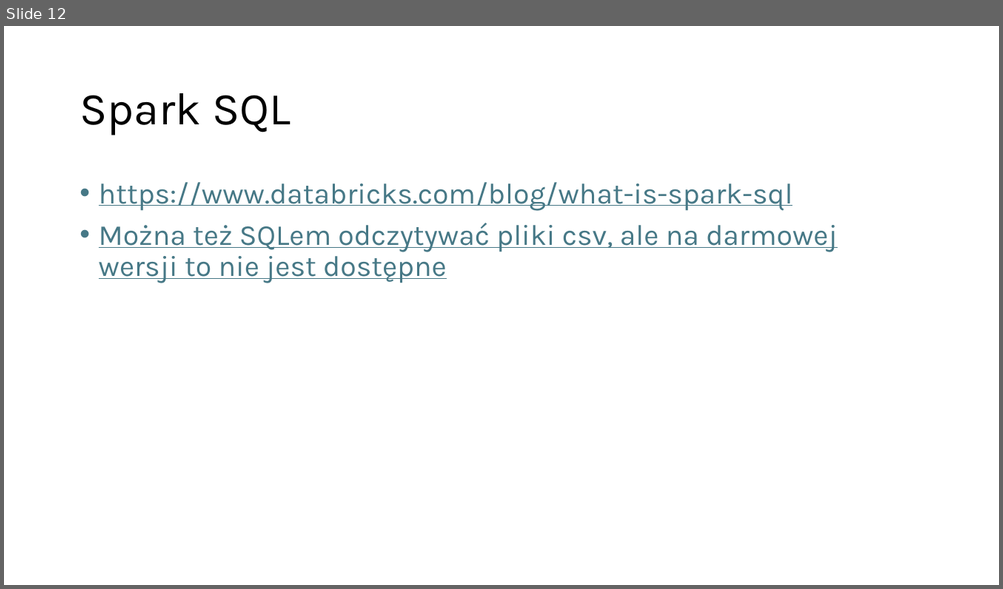
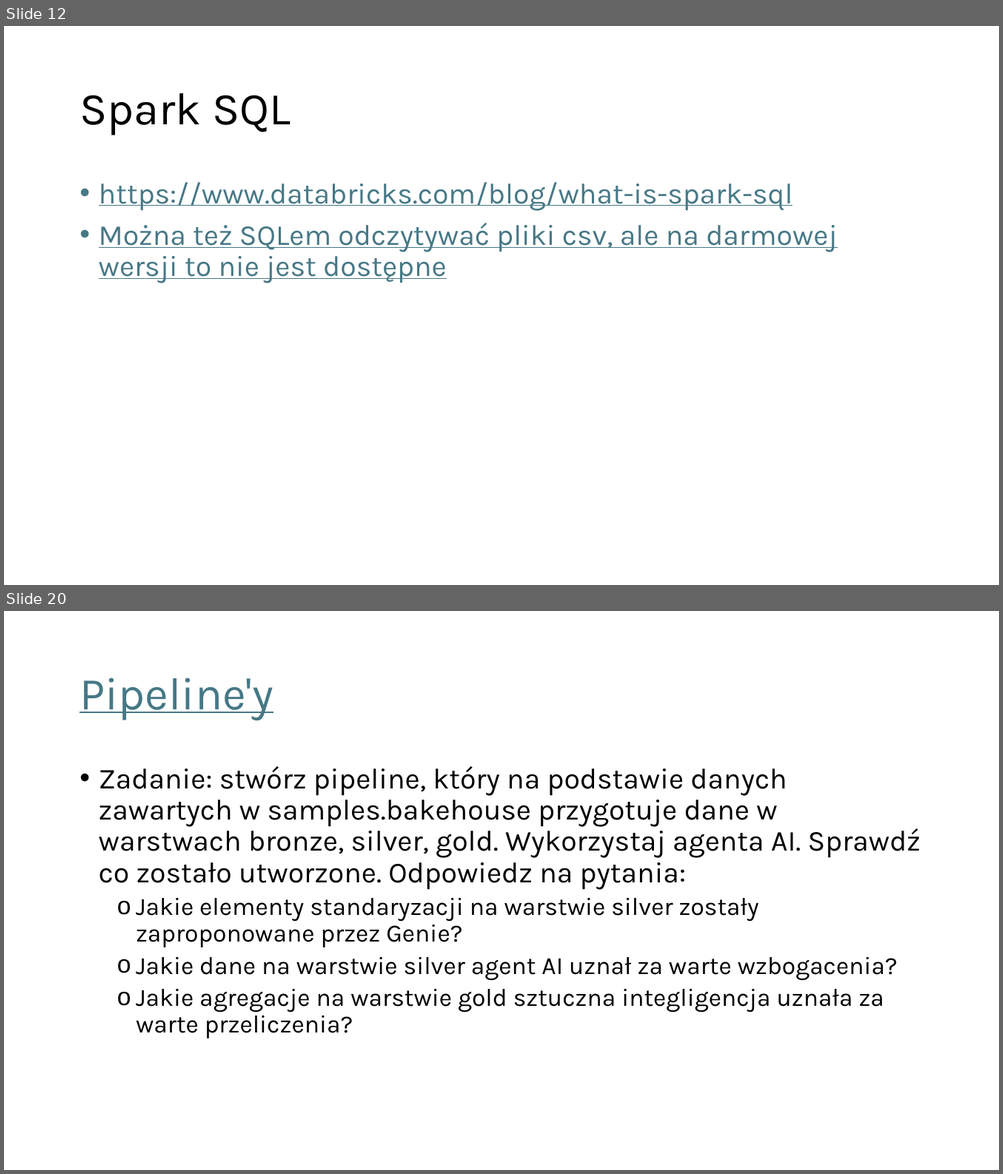
Before and after one commit to Bartekfiolek/Platforma-Databricks, a slide deck: Platforma Databricks.pptx. Shown one above the other, each under a label of ours: slide 12 before the commit, slides 12 and 20 after it; the slides between them are not shown. The pictures are 1003x589 and 1003x1174 pixels, drawn with LibreOffice and Linux fonts; fonts in the diff are those of the drawing. Boxes give left, top, right and bottom in pixels: in the first picture for what was removed or moved away, otherwise in the second. Text is boxed around its words. In the diff, an @@ line names an element or a change of style, - is before the commit and + after.

```diff
--- a/Platforma Databricks.pptx
+++ b/Platforma Databricks.pptx
@@ slide 20 added at box(4, 611, 999, 1170), background #FFFFFF @@
@@ title added at box(79, 678, 273, 721), 44 pt, text #467886, underline @@
+Pipeline'y
@@ text added at box(99, 766, 920, 1039), 24 pt, text #000000 @@
+• Zadanie: stwórz pipeline, który na podstawie danych zawartych w samples.bakehouse przygotuje dane w warstwach bronze, silver, gold. Wykorzystaj agenta AI. Sprawdź co zostało utworzone. Odpowiedz na pytania:
+  o Jakie elementy standaryzacji na warstwie silver zostały zaproponowane przez Genie?
+  o Jakie dane na warstwie silver agent AI uznał za warte wzbogacenia?
+  o Jakie agregacje na warstwie gold sztuczna integligencja uznała za warte przeliczenia?
```
Also in this commit, not shown: 8 other slides added, 1 slide removed.
